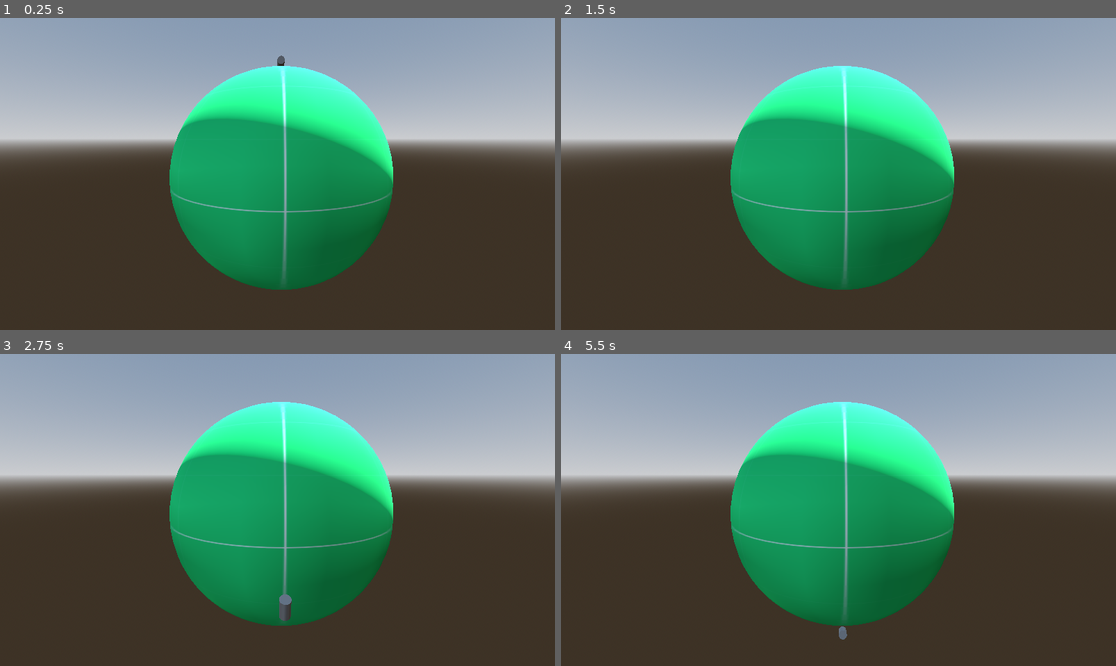
Above: before the commit, frames 1-4 (two rows, left to right).
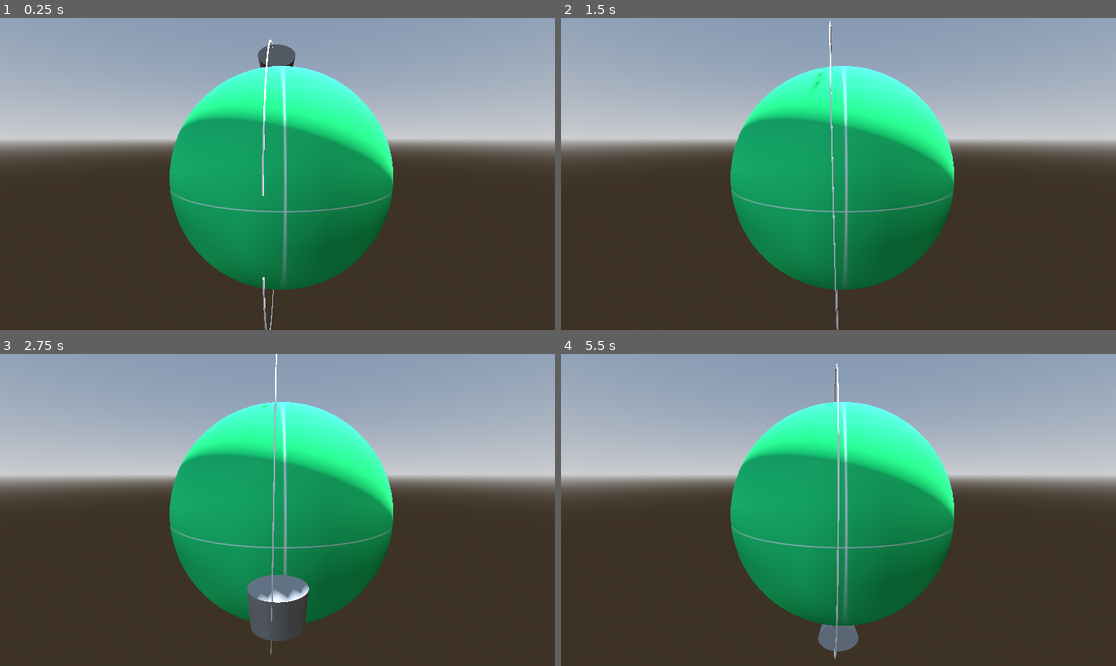
Above: after the commit, the same moments.

Repository: R1fty0/gwj85
Game: Godot game, scene res://scenes/main.tscn
Two runs of this game, one before a commit and one after it. Both use one fixed random seed, a clock stepped at 60 frames per second and the inputs below.
Inputs:
- Up to frame 1 (0.25 s): no input
- Up to frame 2 (1.5 s): tap Enter at 0.5 s; hold Space (orbit_button) 0.53-1.28 s; tap Space (orbit_button) at 1.35 s
- Up to frame 3 (2.75 s): hold Space (orbit_button) from 2.03 s (still down)
- Up to frame 4 (5.5 s): release Space (orbit_button) at 2.78 s; tap Space (orbit_button) at 2.85, 4.35 s; hold Space (orbit_button) 3.53-4.28 s; hold Space (orbit_button) from 5.03 s (still down)

The runs differ from the first frame. In frame 1, 0.6% of the frame differs, in the area x 46-54%, y 6-100%; in frame 2, 0.3%; in frame 3, 2.0%, in the area x 44-56%, y 0-97%; in frame 4, 0.8%.

Commit message:
asset: added orbit prediction mesh

Diff:
--- a/scenes/main.tscn
+++ b/scenes/main.tscn
@@ -1,6 +1,7 @@
-[gd_scene load_steps=6 format=3 uid="uid://ygegp2wnqfqe"]
+[gd_scene load_steps=7 format=3 uid="uid://ygegp2wnqfqe"]
 
 [ext_resource type="PackedScene" uid="uid://ci8d18qc6uhtq" path="res://scenes/instantiables/spaceship/spaceship.tscn" id="2_0wfyh"]
+[ext_resource type="PackedScene" uid="uid://cbsd20se42yp7" path="res://scenes/ui/orbit_prediction_visual.tscn" id="2_jyhfs"]
 [ext_resource type="PackedScene" uid="uid://dvln2olkyedrv" path="res://scenes/environments/planet/planet.tscn" id="2_sugp2"]
 
 [sub_resource type="ProceduralSkyMaterial" id="ProceduralSkyMaterial_sgp6g"]
@@ -40,10 +41,13 @@
 [node name="SpaceshipManager" type="Node" parent="."]
 
 [node name="Spaceship" parent="SpaceshipManager" instance=ExtResource("2_0wfyh")]
-transform = Transform3D(0.1, 0, 0, 0, 0.1, 0, 0, 0, 0.1, 0, 1.6157, 0.0111291)
+transform = Transform3D(0.478013, 0, 0, 0, 0.265044, 0, 0, 0, 0.235987, -0.0593663, 1.6157, 0.0111291)
 
 [node name="OrbitComponent" parent="SpaceshipManager/Spaceship" index="1" node_paths=PackedStringArray("orbiter")]
 orbiter = NodePath("..")
 
+[node name="OrbitPredictionVisual" parent="SpaceshipManager/Spaceship" instance=ExtResource("2_jyhfs")]
+transform = Transform3D(0.0904474, -3.2607, 0.00444269, -0.00499454, -1.94373e-10, 6.59193, -8.34956, -0.144926, -0.410125, -0.0952958, -6.09598, -0.04716)
+
 [editable path="Planet"]
 [editable path="SpaceshipManager/Spaceship"]
--- /dev/null
+++ b/scenes/ui/orbit_prediction_visual.tscn
@@ -0,0 +1,7 @@
+[gd_scene load_steps=2 format=3 uid="uid://cbsd20se42yp7"]
+
+[ext_resource type="PackedScene" uid="uid://cux73abgv50f7" path="res://assets/art/orbit_prediction_mesh.glb" id="1_05yu7"]
+
+[node name="OrbitPredictionVisual" type="Node3D"]
+
+[node name="orbit_prediction_mesh" parent="." instance=ExtResource("1_05yu7")]
--- a/singletons/globals.gd
+++ b/singletons/globals.gd
@@ -3,7 +3,6 @@
 
 var planet_center: Node3D
 
-
 func _ready() -> void:
 	planet_center = get_tree().get_first_node_in_group("planet_center")
 	if planet_center == null:
Binary file added: assets/art/orbit_prediction_mesh.glb
Not shown, added: assets/art/orbit_prediction_mesh.glb.import
